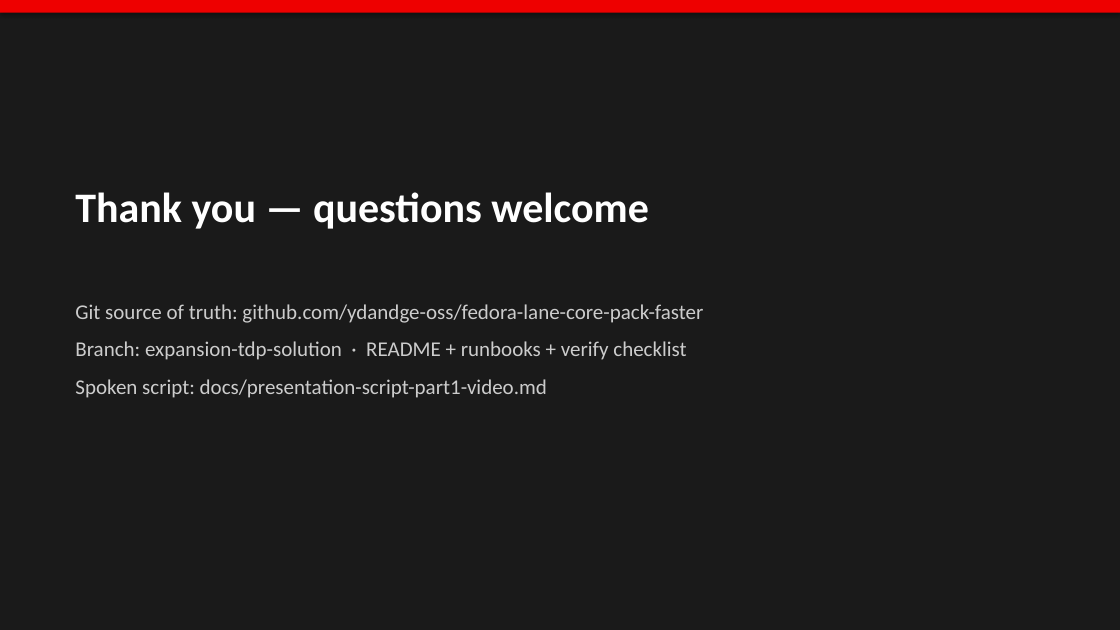
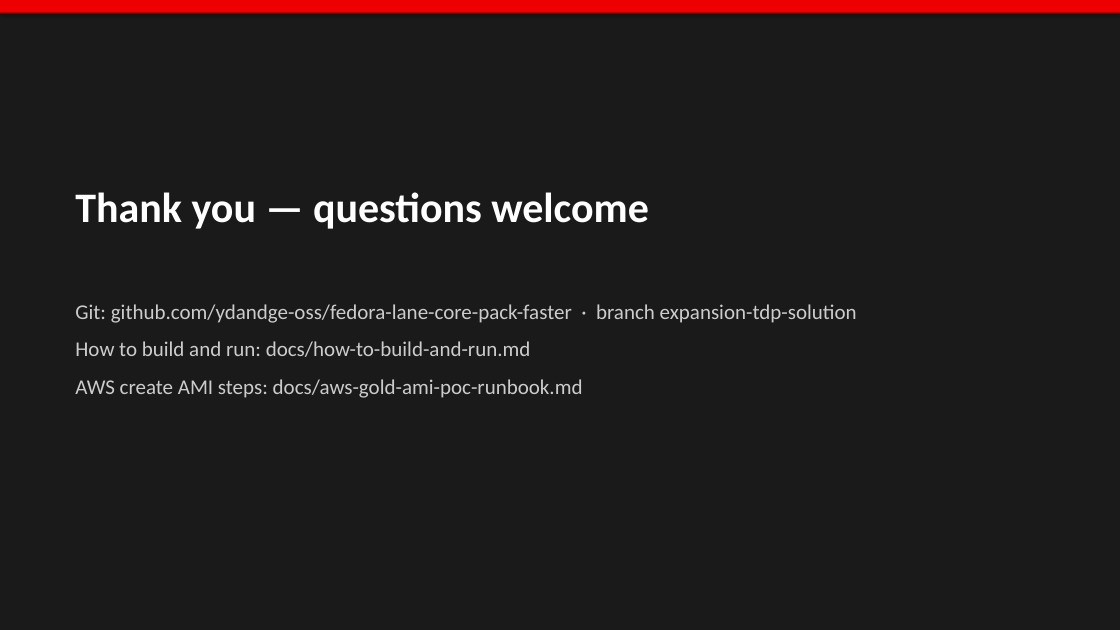
Before and after one commit to ydandge-oss/fedora-lane-core-pack-faster, a slide deck: slide 14 of docs/Fedora-Lane-Expansion-Pack-Technical-Solution.pptx (slide 13 before the commit). Drawn at 1120x630 pixels with LibreOffice and Linux fonts; fonts in the diff are those of the drawing. Boxes give left, top, right and bottom in pixels: in the first picture for what was removed or moved away, otherwise in the second. Text is boxed around its words. In the diff, an @@ line names an element or a change of style, - is before the commit and + after.

```diff
--- a/docs/Fedora-Lane-Expansion-Pack-Technical-Solution.pptx
+++ b/docs/Fedora-Lane-Expansion-Pack-Technical-Solution.pptx
@@ text at (x1=75, y1=304, x2=857, y2=323): text changed @@
-Git source of truth: github.com/ydandge-oss/fedora-lane-core-pack-faster
+Git: github.com/ydandge-oss/fedora-lane-core-pack-faster · branch expansion-tdp-solution
@@ text at (x1=75, y1=341, x2=531, y2=357): text changed @@
-Branch: expansion-tdp-solution · README + runbooks + verify checklist
+How to build and run: docs/how-to-build-and-run.md
@@ text at (x1=75, y1=379, x2=583, y2=398): text changed @@
-Spoken script: docs/presentation-script-part1-video.md
+AWS create AMI steps: docs/aws-gold-ami-poc-runbook.md
```
Also in this commit, not shown: 10 other slides changed, 2 slides added, 1 slide removed, 2 other files.
